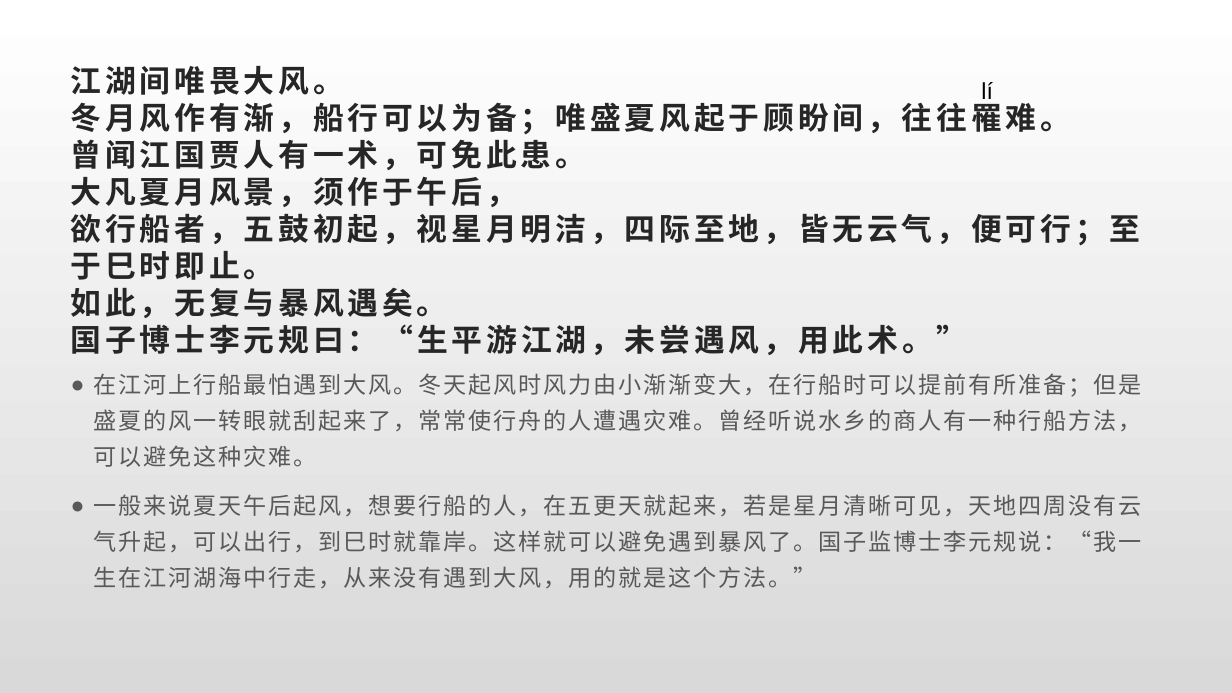
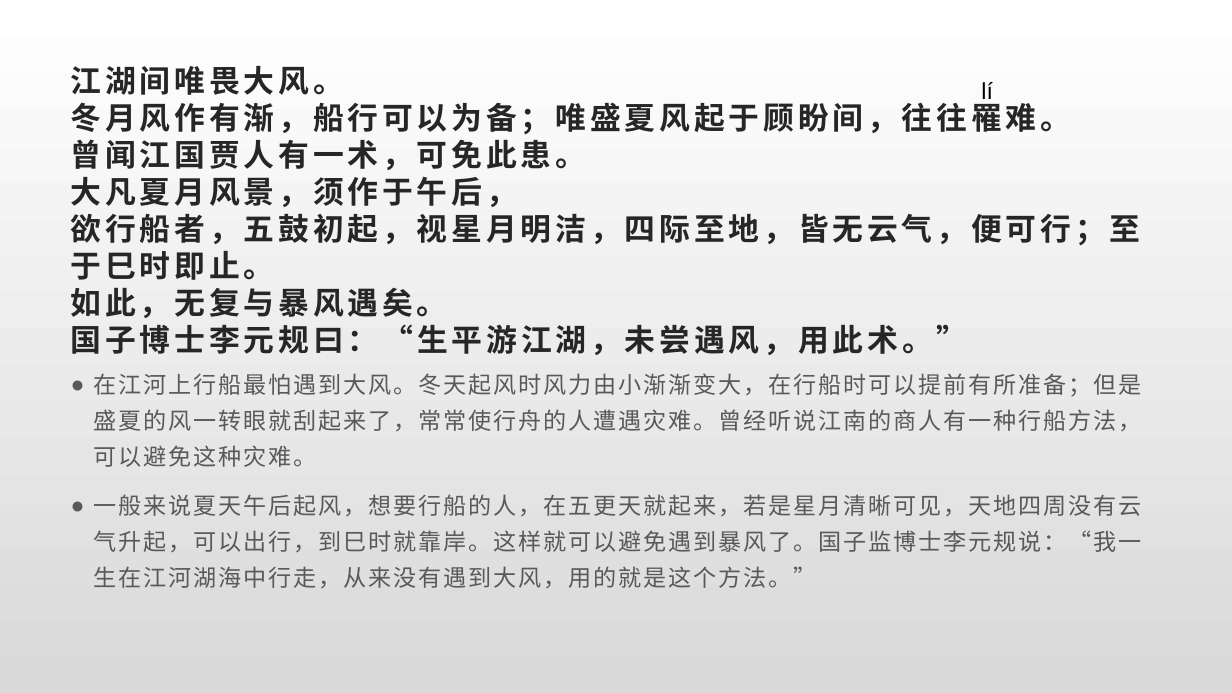
Before and after one commit to noteas/dachschaden, a slide deck: slide 6 of 避风行船.pptx. Drawn at 1232x693 pixels with LibreOffice and Linux fonts; fonts in the diff are those of the drawing. Boxes give left, top, right and bottom in pixels: in the first picture for what was removed or moved away, otherwise in the second. Text is boxed around its words. In the diff, an @@ line names an element or a change of style, - is before the commit and + after.

```diff
--- a/避风行船.pptx
+++ b/避风行船.pptx
@@ text at (94,373,1142,467): text changed @@
-● 在江河上行船最怕遇到大风。冬天起风时风力由小渐渐变大，在行船时可以提前有所准备；但是盛夏的风一转眼就刮起来了，常常使行舟的人遭遇灾难。曾经听说水乡的商人有一种行船方法，可以避免这种灾难。
+● 在江河上行船最怕遇到大风。冬天起风时风力由小渐渐变大，在行船时可以提前有所准备；但是盛夏的风一转眼就刮起来了，常常使行舟的人遭遇灾难。曾经听说江南的商人有一种行船方法，可以避免这种灾难。
```
Also in this commit, not shown: 4 other slides changed.
